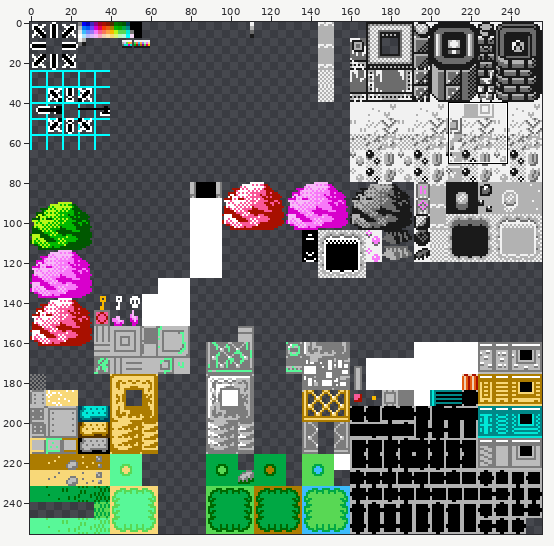
A sprite sheet gets an edit: assets/char_sheet.png. Above: a wide view before the commit, with the close-up outlined.
Close-up. The starting point:
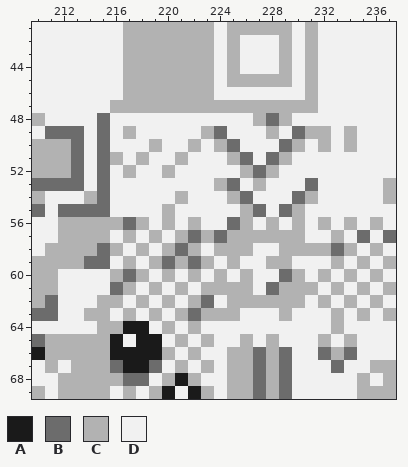
The file is 256x256 pixels. Colours within 5 levels of each other are drawn and written as one. Shown: x 210..237, y 41..69.
Palette (. is transparent): A #1a1a1a  B #6c6c6c  C #b2b2b2  D #f1f1f1
Pixels before, first column x 210:
41 DDDDDDDCCCCCCCDCCCCCDCDDDDDD
42 DDDDDDDCCCCCCCDCDDDCDCDDDDDD
43 DDDDDDDCCCCCCCDCDDDCDCDDDDDD
44 DDDDDDDCCCCCCCDCDDDCDCDDDDDD
45 DDDDDDDCCCCCCCDCCCCCDCDDDDDD
46 DDDDDDDCCCCCCCDDDDDDDCDDDDDD
47 DDDDDDCCCCCCCCCCCCCCCCDDDDDD
48 CDDDDBDDDDDDDDDDDCBCDDDDDDDD
49 DBBBDBDCDDDDDCBDDDCDBCCDCDDD
50 CCCBDBDDDCDDCDCBDDDBCDCDCDDD
51 CCCBDBCDCDDCDDDCBDBCDDDDDDDD
52 CCCBDBDCDDCDDDDDCBCDDDDDDDDD
53 BBBBDBDDDDDDDDCBDCDDDBDDDDDC
54 CDDDCBDDDDDCDDDCBDDDBCDDDDDC
55 BDBBBBDDDDCDDDDDCBDBCDDDDDDD
56 DDCCCCCBCDCDCDDBCDCDCDCDCDCD
57 DDCCCCDCDCDCBCBCCCCCCDDCDBDB
58 DCCCCBCDCDCBCDCCCDDCCCCBCDCD
59 CCCCBBDCDCBCBCDCDDCCDDDCDCDC
60 CCDDDDCBCDCDCDCDCDDBCDCDCDCD
61 CCDDDDBCDCDCDCCCCDBCCCDCDCDC
62 CBDDDCCDCDCDCBDCCCCCCDCDCDCD
63 BBDDCCDCDCDCBCCCDDDCDDDCDCDC
64 DDDDDCCAADCDCDDDDDDDDDDCDDDD
65 BCCCCCADAADCDCDDCDCDDDCDCDDD
66 ACCCCCAAAACDCDDCCBCBDDBCBDDD
67 DCDCCCBAABDCDCDCCBCBDDDBDDCC
68 DDCCCCCBBDCACDDCCBCBDDDDDCDC
69 CDCCCCDCDCADACDCCBCBDDDDDCCC
Now the later version:
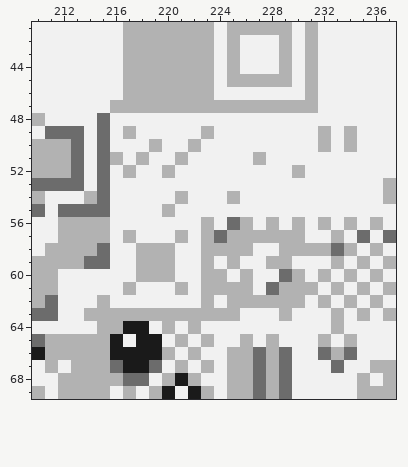
Edits made:
Colour C replaces colour B in row 59 at x 220; in row 62 at x 223; in row 63 at x 222.
Colour C replaces colour D in row 51 at x 227; in row 52 at x 230; in row 56 at x 223; in row 58 at x 219 and 223; in row 59 at x 218; in row 60 at x 219 and 223.
Colour C replaces colour D in row 63 at x 216, 218 and 220.
Colour D replaces colour B in row 48 at x 228; in row 49 at x 224 and 230; in row 50 at x 225 and 229; in row 51 at x 226 and 228; in row 52 at x 227; in row 53 at x 225 and 231.
Colour D replaces colour B in row 54 at x 226 and 230; in row 55 at x 227 and 229; in row 56 at x 217; in row 57 at x 222; in row 58 at x 221; in row 59 at x 222.
Colour D replaces colour B in row 60 at x 217; in row 61 at x 216.
Colour D replaces colour C in row 48 at x 227 and 229; in row 49 at x 228 and 231; in row 50 at x 224 and 230; in row 51 at x 225 and 229; in row 52 at x 226 and 228; in row 53 at x 224 and 227.
Colour D replaces colour C in row 54 at x 231; in row 55 at x 226 and 230; in row 56 at x 216, 218, 220 and 222; in row 57 at x 219; in row 58 at x 216 and 222; in row 59 at x 217 and 221.
Colour D replaces colour C in row 60 at x 216 and 222; in row 61 at x 219; in row 62 at x 216, 218, 220 and 222.
Pixel boxes of the changes (left, top, right, bottom) in both close-ups:
changed: (110, 113, 318, 321)
